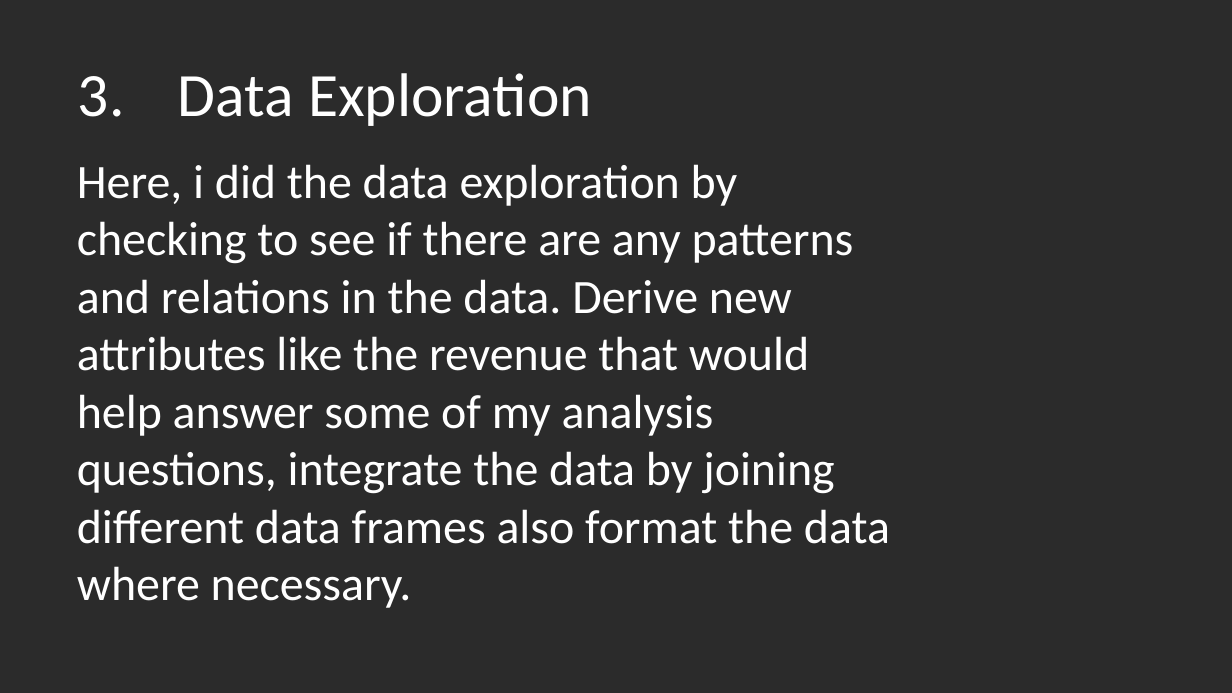
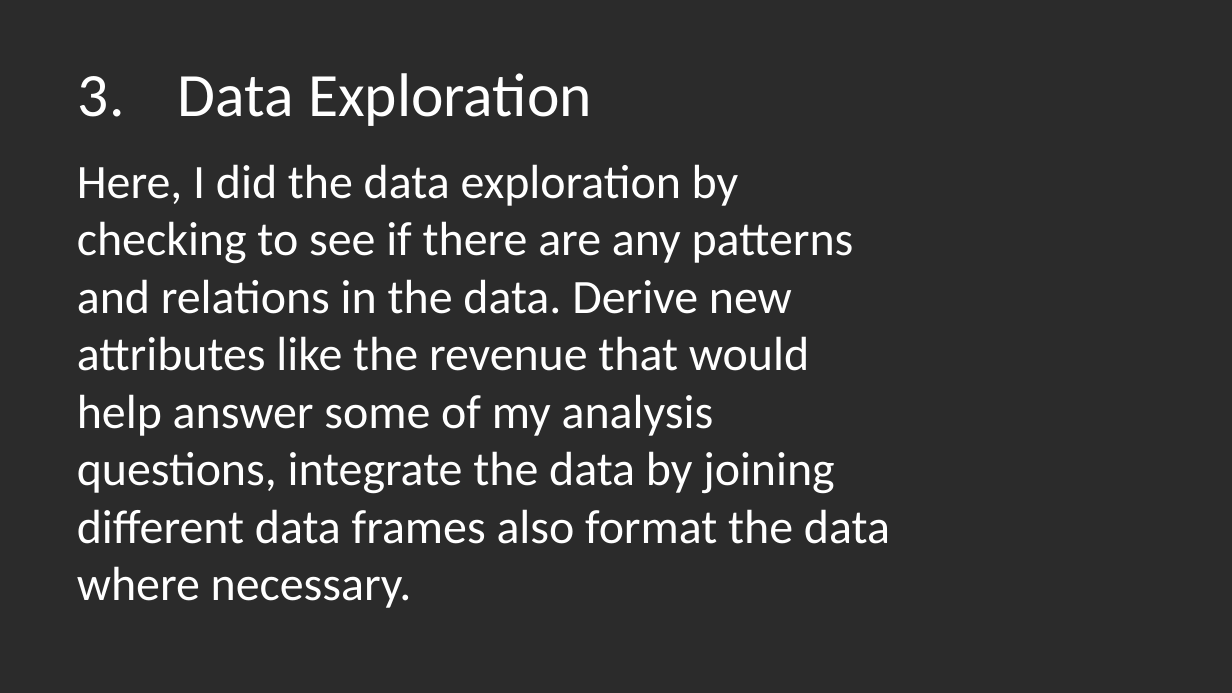
Before and after one commit to mainaroseline/EDA-_Phase1_Project, a slide deck: slide 8 of EDA Non-Technical Presentation.pptx. Drawn at 1232x693 pixels with LibreOffice and Linux fonts; fonts in the diff are those of the drawing; background and template pictures are left out; a plain dark background stands for a picture behind light text. Boxes give left, top, right and bottom in pixels: in the first picture for what was removed or moved away, otherwise in the second. Text is boxed around its words. In the diff, an @@ line names an element or a change of style, - is before the commit and + after.

Commit message:
Final Commit

```diff
--- a/EDA Non-Technical Presentation.pptx
+++ b/EDA Non-Technical Presentation.pptx
@@ text at [77, 164, 890, 608]: text changed @@
-Here, i did the data exploration by checking to see if there are any patterns and relations in the data. Derive new attributes like the revenue that would help answer some of my analysis questions, integrate the data by joining different data frames also format the data where necessary.
+Here, I did the data exploration by checking to see if there are any patterns and relations in the data. Derive new attributes like the revenue that would help answer some of my analysis questions, integrate the data by joining different data frames also format the data where necessary.
```
Also in this commit, not shown: 4 other slides changed, 6 slides added, 6 slides removed.
